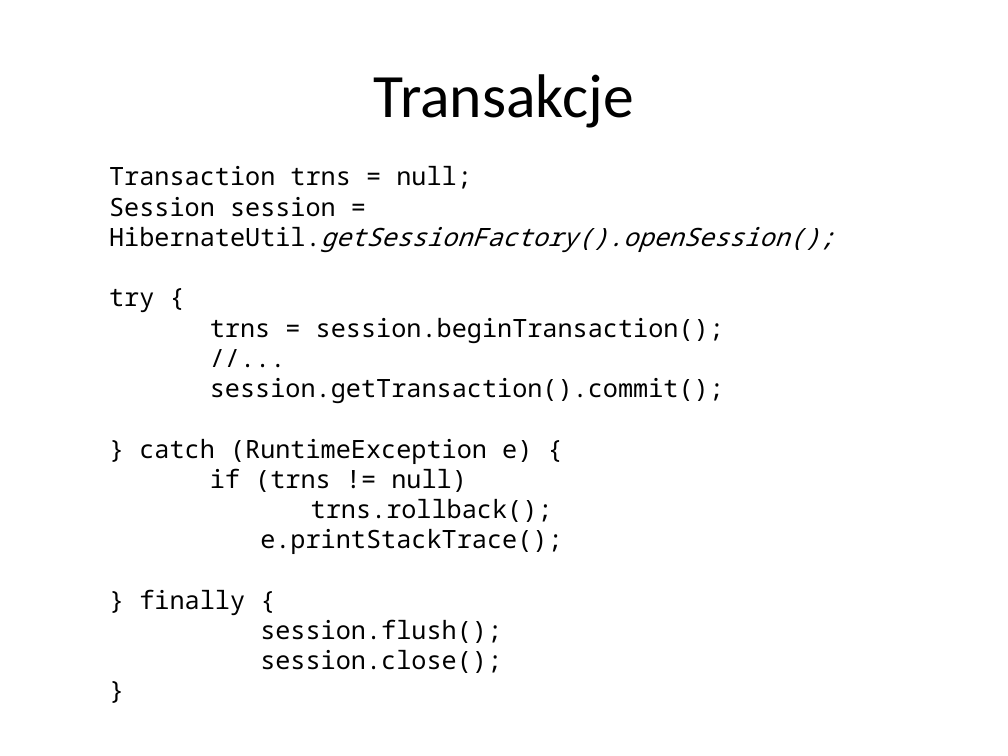
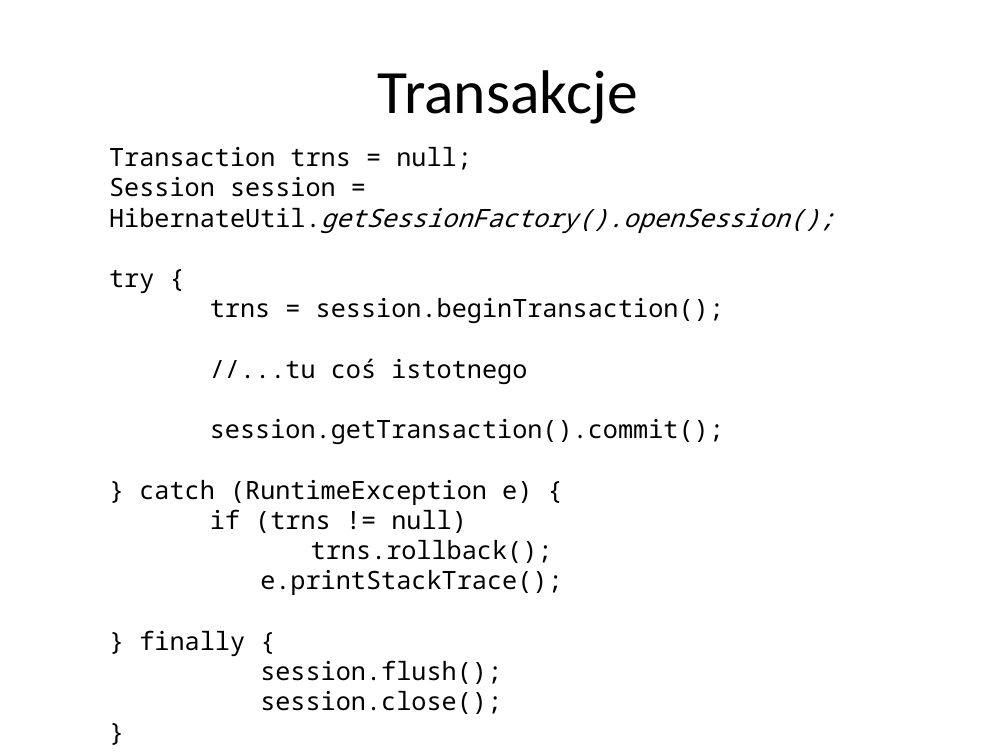
Before and after one commit to alicjasalamon/DB2, a slide deck: slide 24 of MySQL + Hibernate.pptx (slide 22 before the commit). Drawn at 1008x756 pixels with LibreOffice and Linux fonts; fonts in the diff are those of the drawing. Boxes give left, top, right and bottom in pixels: in the first picture for what was removed or moved away, otherwise in the second. Text is boxed around its words. In the diff, an @@ line names an element or a change of style, - is before the commit and + after.

```diff
--- a/MySQL + Hibernate.pptx
+++ b/MySQL + Hibernate.pptx
@@ title "Transakcje": place and size @@
-title "Transakcje" at bbox=[374, 74, 634, 128]
+title "Transakcje" at bbox=[378, 70, 638, 124]
@@ text "Transaction trns = null;": place and size @@
-text "Transaction trns = null;" at bbox=[109, 166, 835, 673]
+text "Transaction trns = null;" at bbox=[109, 147, 835, 714]
@@ text at bbox=[210, 358, 527, 384]: text changed @@
-//...
+//...tu coś istotnego
```
Also in this commit, not shown: 4 other slides changed, 5 slides added, 3 slides removed, 1 other file.
